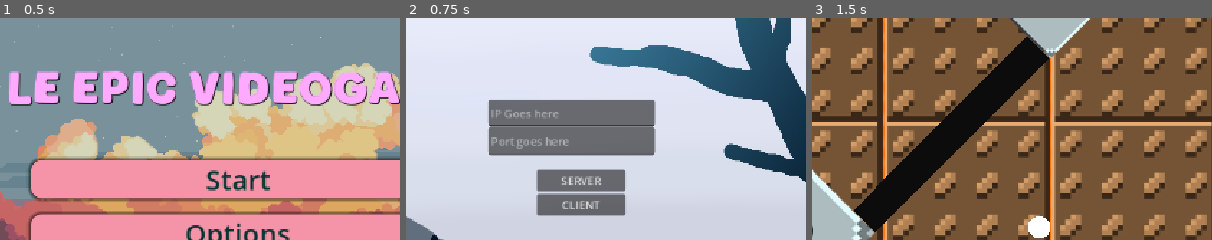
Above: before the commit, frames 1-3 (left to right).
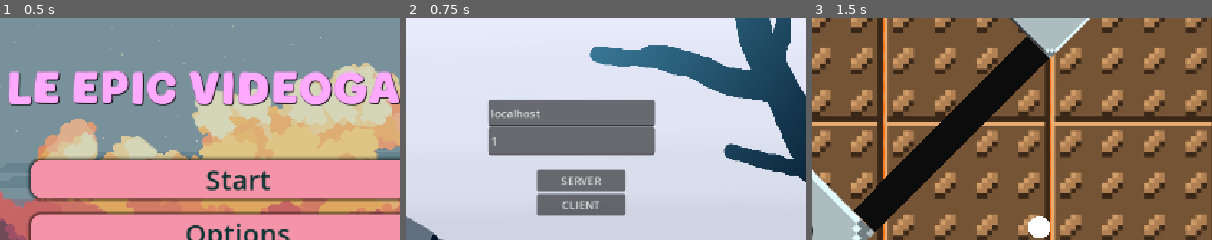
Above: after the commit, the same moments.

Repository: OskarSJ1337/GodotGame
Game: Godot game, scene res://scenes/menus/main_menu.tscn
The game is run twice, just before and just after one commit, with the same random seed, the same clock (stepped at 60 frames per second) and the same inputs.
Inputs:
- Up to frame 1 (0.5 s): no input
- Up to frame 2 (0.75 s): click "Start" at 0.5 s
- Up to frame 3 (1.5 s): click "CLIENT" at 1.25 s
The pictures show only the part of the screen within x 20-70%, y 2-52%; the shares and areas given below are measured in that part.

Frame 1 is identical in both runs. In frame 2, 0.6% of the frame differs, in the area x 21-41%, y 41-60%; in frame 3, nothing differs.

Commit message:
Changed so it's easier to start debugging

Diff:
--- a/scenes/menus/Lobby.tscn
+++ b/scenes/menus/Lobby.tscn
@@ -22,6 +22,7 @@
 offset_top = 128.0
 offset_right = 592.0
 offset_bottom = 167.0
+text = "localhost"
 placeholder_text = "IP Goes here"
 
 [node name="PortInput" type="LineEdit" parent="." unique_id=1809736055]
@@ -29,4 +30,5 @@
 offset_top = 168.0
 offset_right = 592.0
 offset_bottom = 208.0
+text = "1"
 placeholder_text = "Port goes here"
